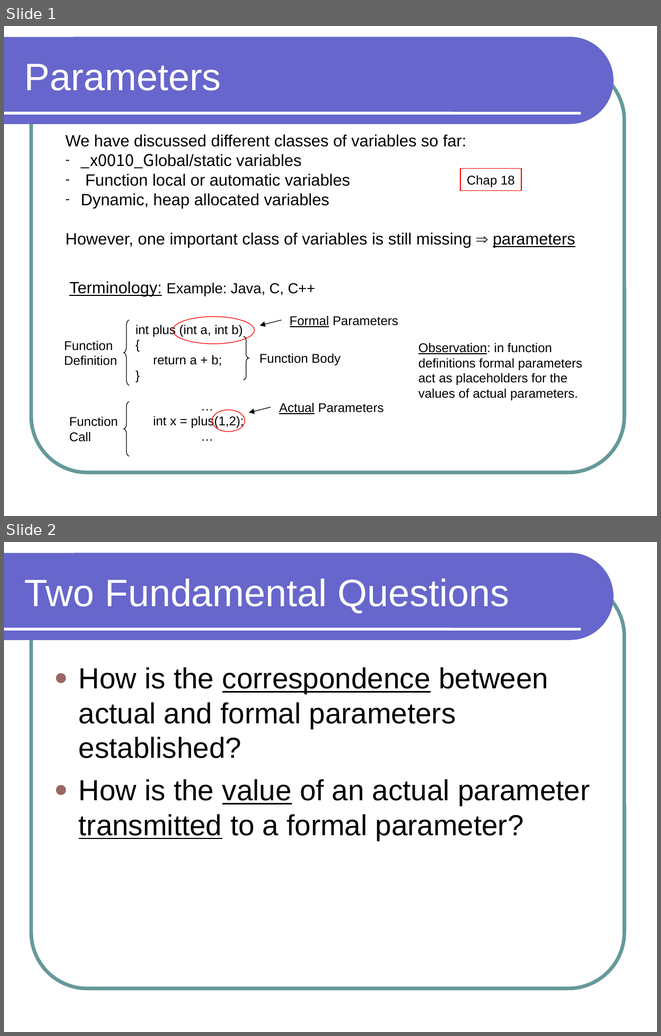
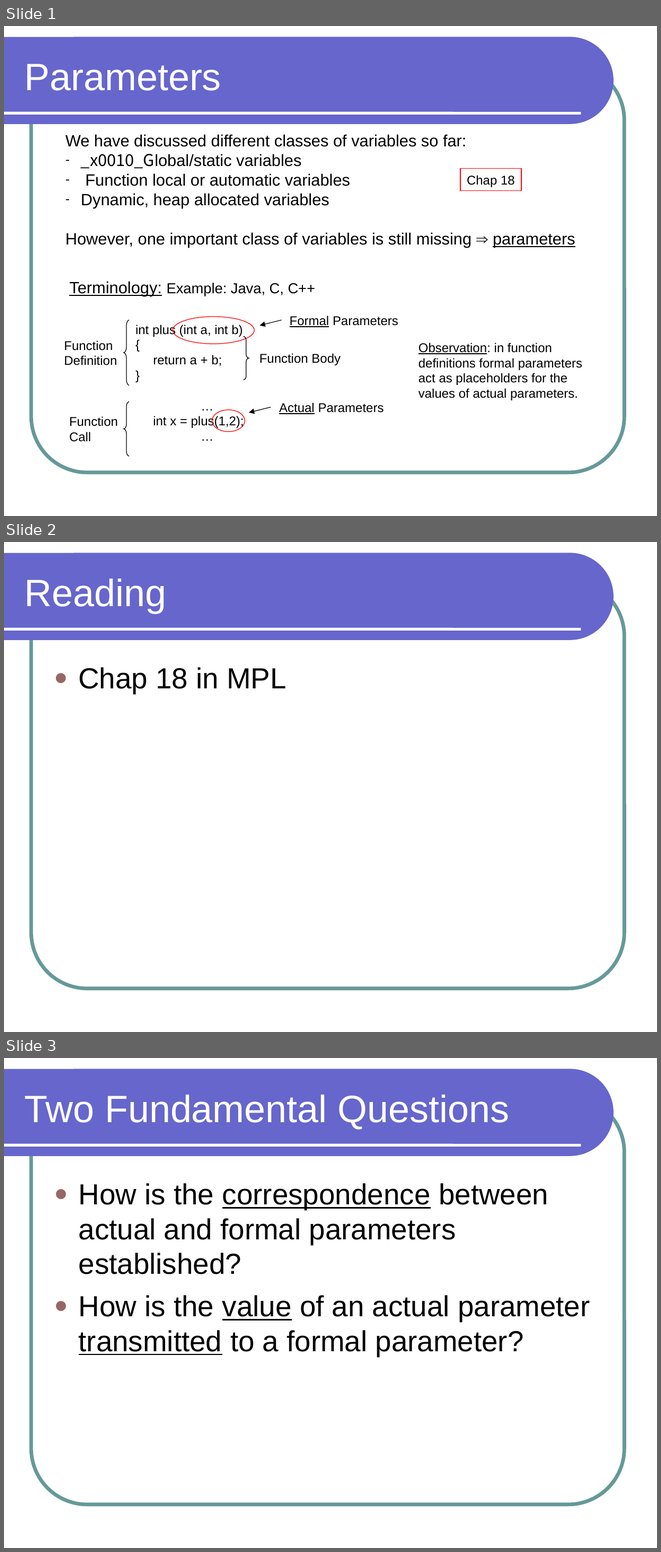
Before and after one commit to lutzhamel/CSC301, a slide deck: notes/csc301-ln018.ppt. Shown one above the other, each under a label of ours: slides 1 and 2 before the commit, slides 1, 2 and 3 after it. The pictures are 661x1036 and 661x1552 pixels, drawn with LibreOffice and Linux fonts; fonts in the diff are those of the drawing. Boxes give left, top, right and bottom in pixels: in the first picture for what was removed or moved away, otherwise in the second. Text is boxed around its words. In the diff, an @@ line names an element or a change of style, - is before the commit and + after.

```diff
--- a/notes/csc301-ln018.ppt
+++ b/notes/csc301-ln018.ppt
@@ slide 2 added at bbox=[4, 542, 657, 1032], background #FFFFFF; not listed: 3 template elements that a slide beside it also shows @@
@@ title added at bbox=[25, 579, 167, 613], 42 pt, text #FFFFFF @@
+Reading
@@ text added at bbox=[78, 667, 286, 694], 32 pt, text #000000 @@
+● Chap 18 in MPL
@@ what was slide 2 is now slide 3 @@
```
Also in this commit, not shown: 1 slide changed, 7 other files.
